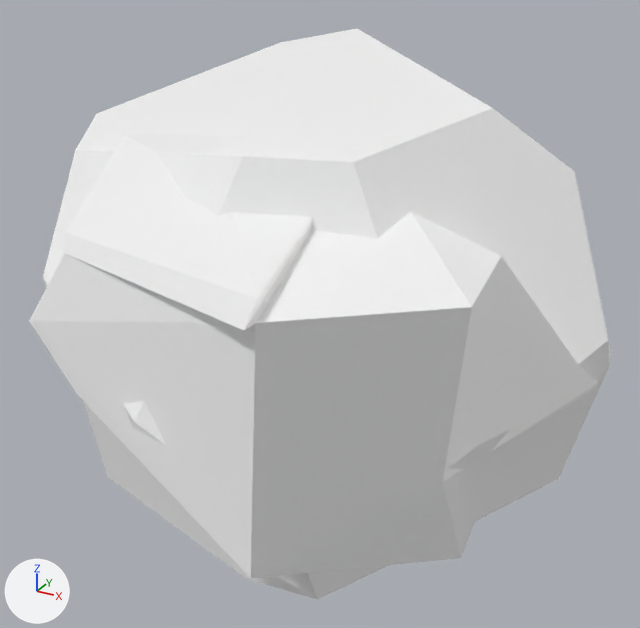
The glTF model assets/asteroid1.glb, before and after one commit.
Rendered twice from a 50 mm lens placed at (0.369, -0.684, 0.331), pointed at (0.004, -0.02, -0.001). Every picture has the same lights, and +X, +Y and +Z are marked at lower left. Where no turn or scale is listed for an object, it has been applied to the vertices.

Names of what the first picture shows: 'Asteroid', 'Cube'.
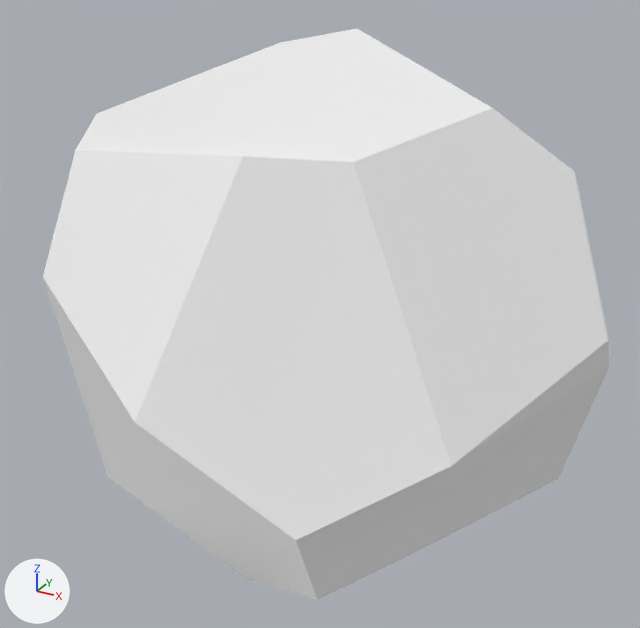
Boxes (x1, y1, x2, y2) around the edits, measured in the pictures (640 x 628 px):
'Cube', deleted: before (29, 134, 597, 578)
'Asteroid', unchanged, uncovered by the edit: (43, 29, 611, 600) in both

What the commit changed:
Object 'Cube' (ob_cube) is deleted.
